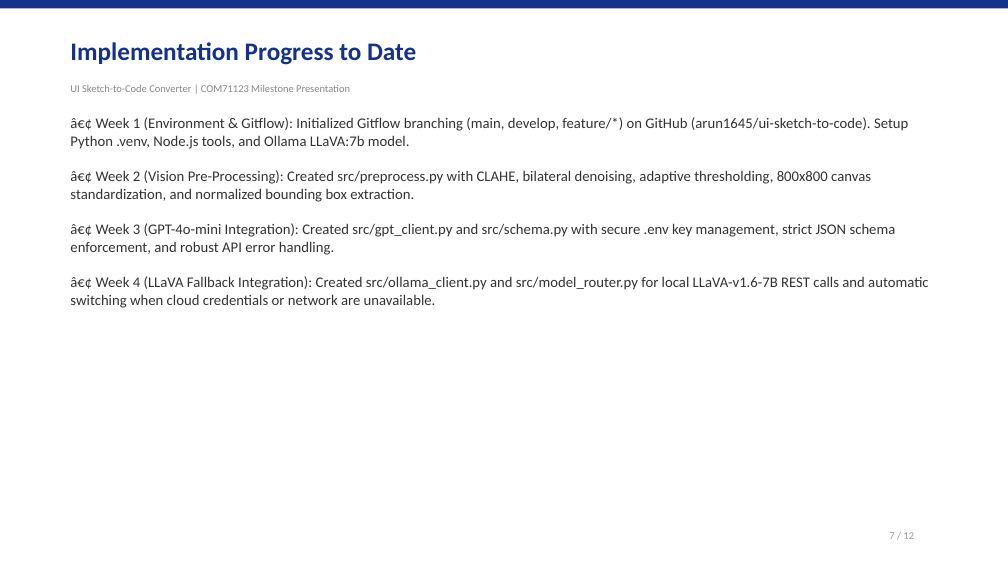
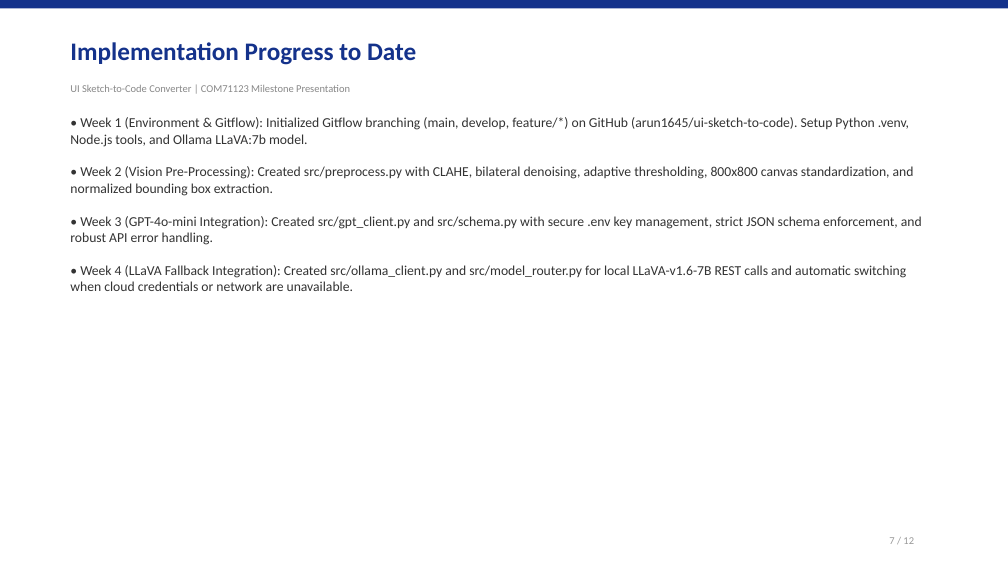
Before and after one commit to arun160420/ui-sketch-to-code, a slide deck: slide 7 of UI_Sketch_to_Code_Presentation.pptx. Drawn at 1008x567 pixels with LibreOffice and Linux fonts; fonts in the diff are those of the drawing. Boxes give left, top, right and bottom in pixels: in the first picture for what was removed or moved away, otherwise in the second. Text is boxed around its words. In the diff, an @@ line names an element or a change of style, - is before the commit and + after.

```diff
--- a/UI_Sketch_to_Code_Presentation.pptx
+++ b/UI_Sketch_to_Code_Presentation.pptx
@@ text at box(70, 117, 922, 291): text changed; size 14 to 13 pt @@
-â€¢ Week 1 (Environment & Gitflow): Initialized Gitflow branching (main, develop, feature/*) on GitHub (arun1645/ui-sketch-to-code). Setup Python .venv, Node.js tools, and Ollama LLaVA:7b model.
-â€¢ Week 2 (Vision Pre-Processing): Created src/preprocess.py with CLAHE, bilateral denoising, adaptive thresholding, 800x800 canvas standardization, and normalized bounding box extraction.
-â€¢ Week 3 (GPT-4o-mini Integration): Created src/gpt_client.py and src/schema.py with secure .env key management, strict JSON schema enforcement, and robust API error handling.
-â€¢ Week 4 (LLaVA Fallback Integration): Created src/ollama_client.py and src/model_router.py for local LLaVA-v1.6-7B REST calls and automatic switching when cloud credentials or network are unavailable.
+• Week 1 (Environment & Gitflow): Initialized Gitflow branching (main, develop, feature/*) on GitHub (arun1645/ui-sketch-to-code). Setup Python .venv, Node.js tools, and Ollama LLaVA:7b model.
+• Week 2 (Vision Pre-Processing): Created src/preprocess.py with CLAHE, bilateral denoising, adaptive thresholding, 800x800 canvas standardization, and normalized bounding box extraction.
+• Week 3 (GPT-4o-mini Integration): Created src/gpt_client.py and src/schema.py with secure .env key management, strict JSON schema enforcement, and robust API error handling.
+• Week 4 (LLaVA Fallback Integration): Created src/ollama_client.py and src/model_router.py for local LLaVA-v1.6-7B REST calls and automatic switching when cloud credentials or network are unavailable.
@@ text "7 / 12": place and size @@
-text "7 / 12" at box(889, 532, 914, 539)
+text "7 / 12" at box(889, 537, 914, 544)
```
Also in this commit, not shown: 10 other slides changed, 1 slide added, 1 slide removed, 1 other file.
